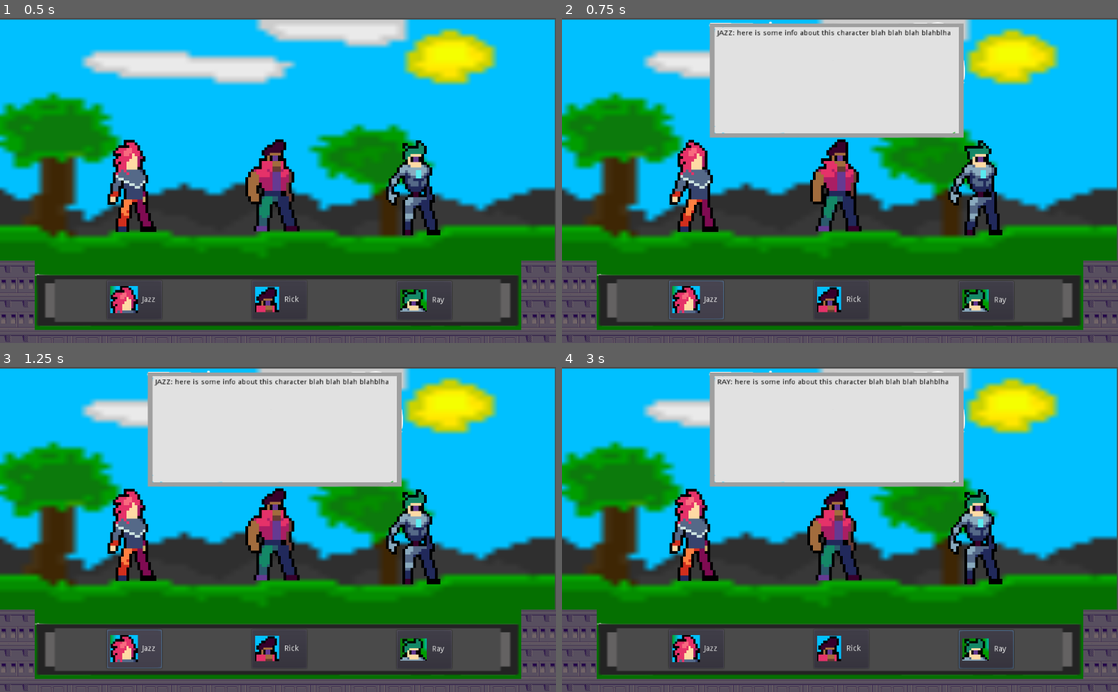
Above: before the commit, frames 1-4 (two rows, left to right).
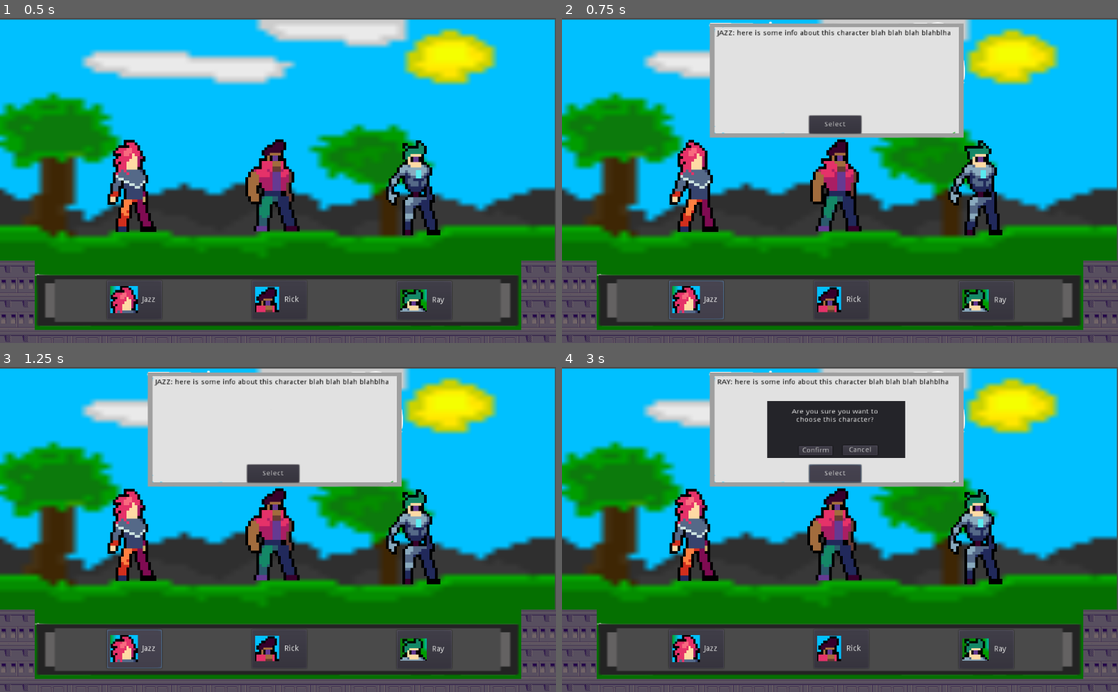
Above: after the commit, the same moments.

Repository: jdibble21/Final-Journey
Game: Godot game, scene res://src/scenes/SelectCharacter/SelectCharacter.tscn
Two runs of this game, one before a commit and one after it. Both use one fixed random seed, a clock stepped at 60 frames per second and the inputs below.
Inputs (mouse positions are in pixels of both pictures, inside the frame that each line leads up to):
- Up to frame 1 (0.5 s): no input
- Up to frame 2 (0.75 s): click "Jazz" at 0.5 s
- Up to frame 3 (1.25 s): no input
- Up to frame 4 (3 s): click "Rick" at 1.25 s; click "Ray" at 2 s; click (834, 474) at 2.75 s, where only the run after the commit has a clickable "Select"

Frame 1 is identical in both runs. In frame 2, 0.6% of the frame differs, in the area x 44-54%, y 29-36%; in frame 3, 0.6%; in frame 4, 5.0%, in the area x 36-82%, y 10-93%.

Commit message:
Add confirm menu to character selection

Diff:
--- a/project/src/scenes/SelectCharacter/CharacterSelectMenu.gd
+++ b/project/src/scenes/SelectCharacter/CharacterSelectMenu.gd
@@ -1,28 +1,30 @@
 extends Node
 
-
-# Declare member variables here. Examples:
-# var a = 2
-# var b = "text"
-
+var selected_character = null
 
 # Called when the node enters the scene tree for the first time.
 func _ready():
 	pass # Replace with function body.
 
 
-
-
 func _on_SelectButtonJazz_pressed():
+	selected_character = "jazz"
 	$DescriptionBox/Label.text = "JAZZ: here is some info about this character blah blah blah blahblha"
 	$DescriptionBox.show()
 
 
 func _on_SelectButtonRay_pressed():
+	selected_character = "ray"
 	$DescriptionBox/Label.text = "RAY: here is some info about this character blah blah blah blahblha"
 	$DescriptionBox.show()
 
 
 func _on_SelectButtonRick_pressed():
-	$DescriptionBox/Label.text = "RICK: here is some info about this character blah blah blah blahblha"
+	selected_character = "rick"
+	$DescriptionBox/Label.text = "RICK RIDER: an aggressive biker from a notorious gang."
 	$DescriptionBox.show()
+
+
+func _on_SelectButton_pressed():
+	$DescriptionBox/ConfirmPanel.show()
+	print(selected_character)
--- a/project/src/scenes/SelectCharacter/CharacterSelectMenu.tscn
+++ b/project/src/scenes/SelectCharacter/CharacterSelectMenu.tscn
@@ -64,6 +64,49 @@
 "_edit_use_anchors_": false
 }
 
+[node name="SelectButton" type="Button" parent="DescriptionBox"]
+margin_left = -51.4492
+margin_top = 102.218
+margin_right = 44.5508
+margin_bottom = 140.218
+text = "Select"
+__meta__ = {
+"_edit_use_anchors_": false
+}
+
+[node name="ConfirmPanel" type="Panel" parent="DescriptionBox"]
+margin_left = -128.0
+margin_top = -33.0
+margin_right = 126.0
+margin_bottom = 88.0
+__meta__ = {
+"_edit_use_anchors_": false
+}
+
+[node name="ConfirmButton" type="Button" parent="DescriptionBox/ConfirmPanel"]
+margin_left = 58.0633
+margin_top = 94.5275
+margin_right = 120.063
+margin_bottom = 114.527
+text = "Confirm"
+
+[node name="Label" type="Label" parent="DescriptionBox/ConfirmPanel"]
+margin_left = 30.4555
+margin_top = 16.1267
+margin_right = 221.455
+margin_bottom = 61.1267
+text = "Are you sure you want to choose this character?"
+align = 1
+autowrap = true
+
+[node name="Button" type="Button" parent="DescriptionBox/ConfirmPanel"]
+margin_left = 139.0
+margin_top = 94.0
+margin_right = 203.0
+margin_bottom = 115.0
+text = "Cancel"
+
 [connection signal="pressed" from="SelectButtonJazz" to="." method="_on_SelectButtonJazz_pressed"]
 [connection signal="pressed" from="SelectButtonRick" to="." method="_on_SelectButtonRick_pressed"]
 [connection signal="pressed" from="SelectButtonRay" to="." method="_on_SelectButtonRay_pressed"]
+[connection signal="pressed" from="DescriptionBox/SelectButton" to="." method="_on_SelectButton_pressed"]
--- a/project/src/scenes/SelectCharacter/SelectCharacter.gd
+++ b/project/src/scenes/SelectCharacter/SelectCharacter.gd
@@ -2,5 +2,5 @@
 
 # Called when the node enters the scene tree for the first time.
 func _ready():
-	pass
-	$CharacterSelectMenu/DescriptionBox.hide();
+	$CharacterSelectMenu/DescriptionBox.hide()
+	$CharacterSelectMenu/DescriptionBox/ConfirmPanel.hide()
Not shown, changed: README.md
